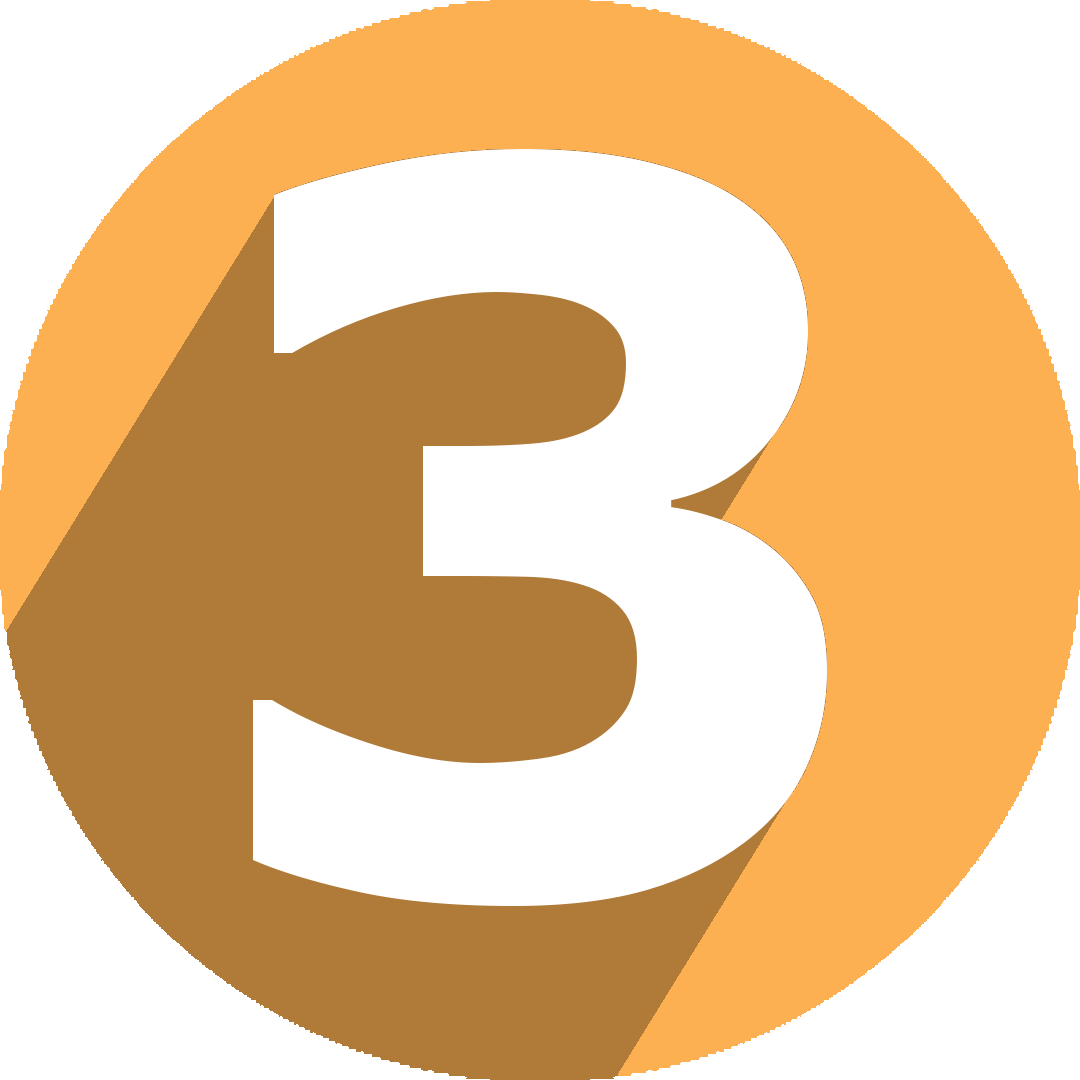
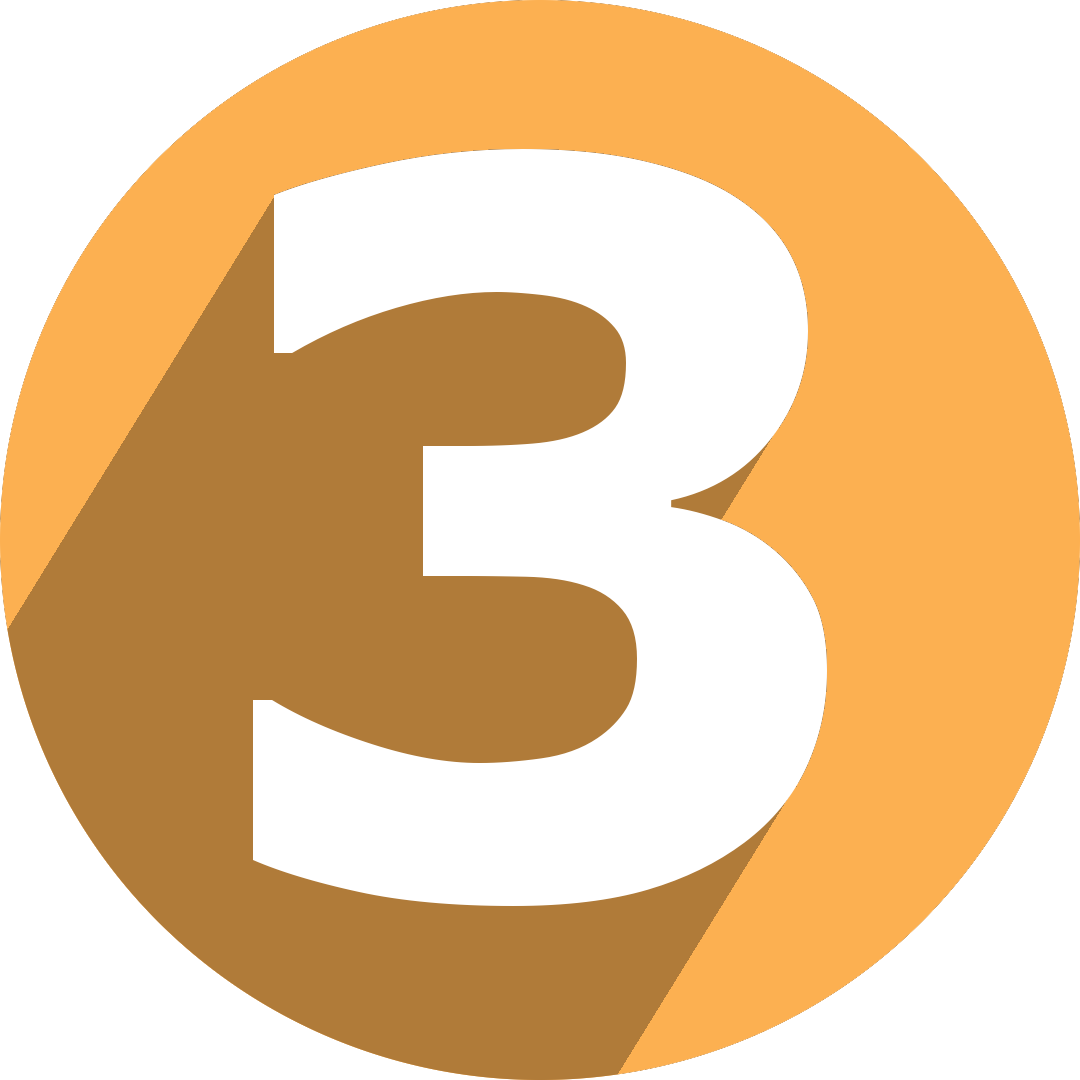
The second w=1080, h=1080 image is a revision of the first. Changes to its layers:
painted on "Shadow" over [0, 0, 1080, 1080]
painted on "Background" over [0, 0, 1080, 1080]
